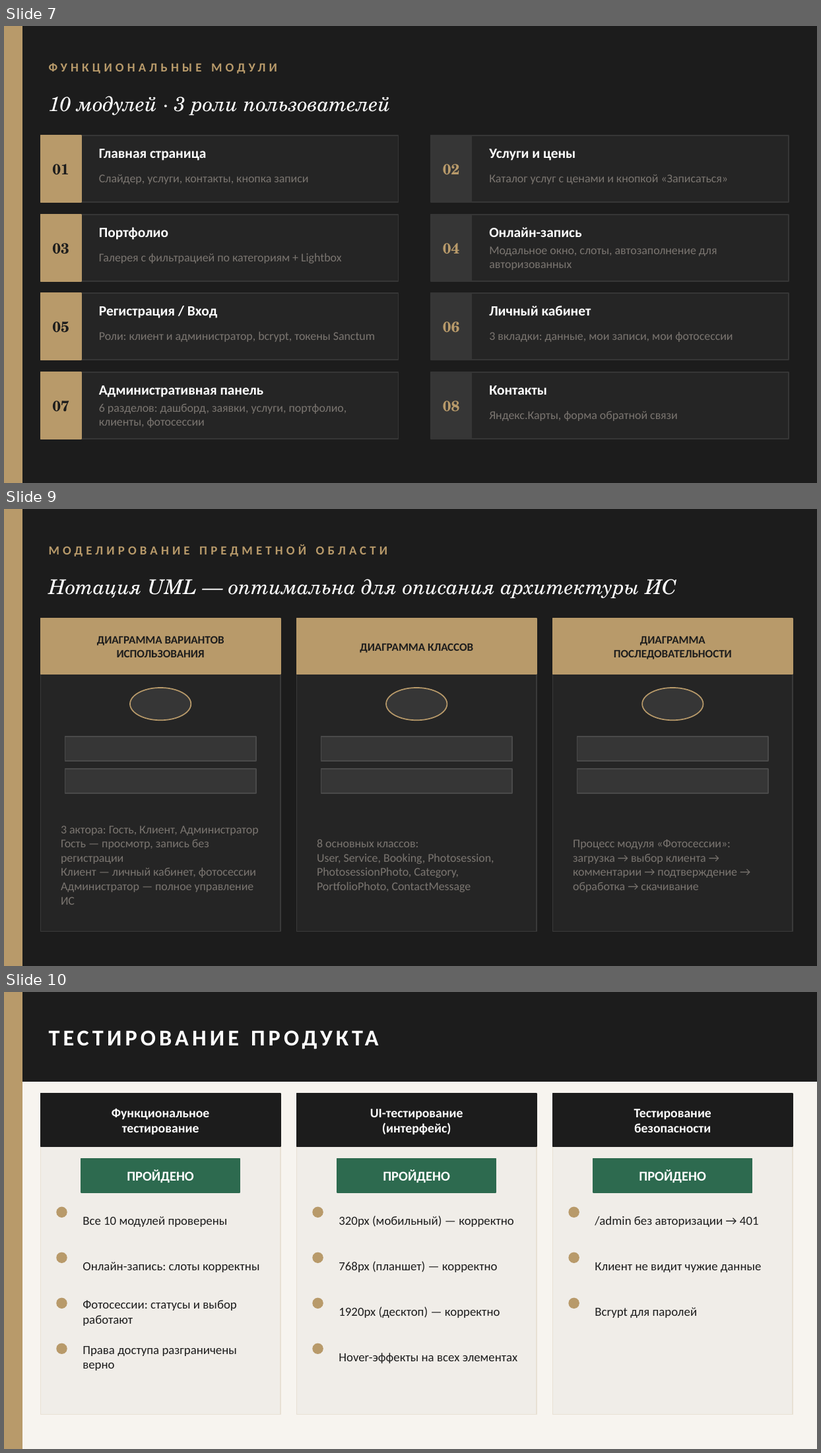
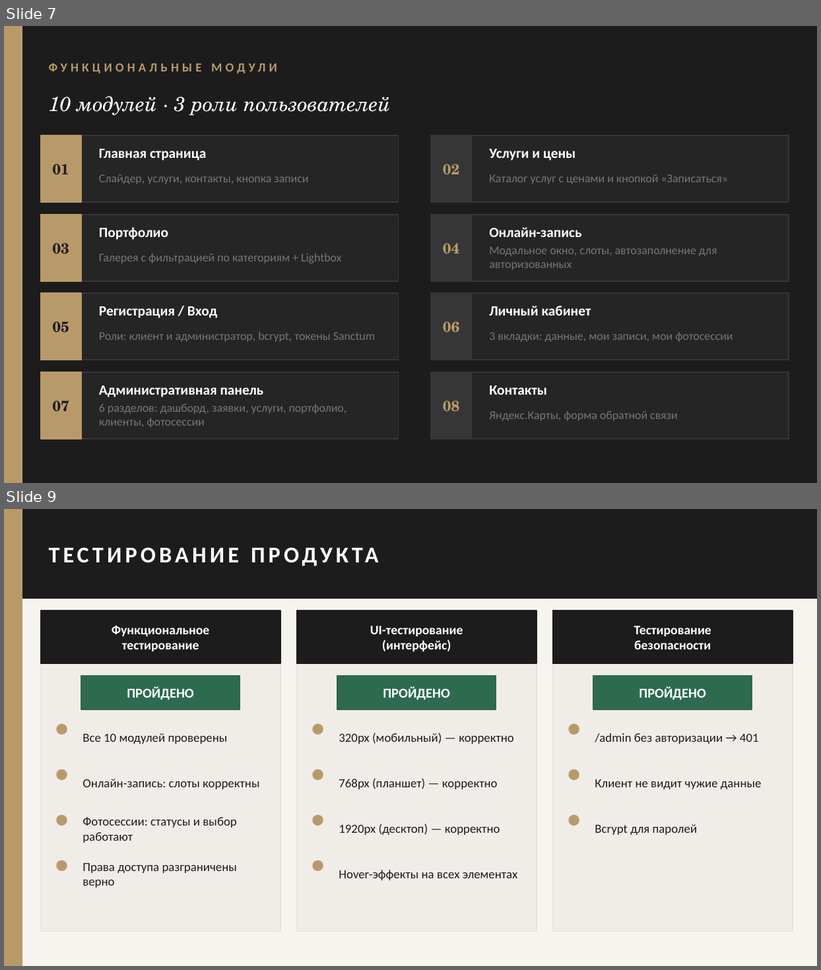
Before and after one commit to Sukaramashu/course, a slide deck: Cameraw_presentation.pptx. Shown one above the other, each under a label of ours: slides 7, 9 and 10 before the commit, slides 7 and 9 after it; the slides between them are not shown. The pictures are 821x1453 and 821x970 pixels, drawn with LibreOffice and Linux fonts; fonts in the diff are those of the drawing. Boxes give left, top, right and bottom in pixels: in the first picture for what was removed or moved away, otherwise in the second. Text is boxed around its words. In the diff, an @@ line names an element or a change of style, - is before the commit and + after.

```diff
--- a/Cameraw_presentation.pptx
+++ b/Cameraw_presentation.pptx
@@ slide 9 removed at (x1=4, y1=509, x2=817, y2=966), background #1C1C1C @@
@@ rectangle removed at (x1=4, y1=509, x2=22, y2=966) @@
@@ text removed at (x1=49, y1=544, x2=387, y2=557) @@
-МОДЕЛИРОВАНИЕ ПРЕДМЕТНОЙ ОБЛАСТИ
@@ text removed at (x1=49, y1=579, x2=677, y2=599) @@
-Нотация UML — оптимальна для описания архитектуры ИС
@@ rectangle removed at (x1=40, y1=619, x2=281, y2=932) @@
@@ rectangle removed at (x1=40, y1=619, x2=281, y2=674) @@
@@ rectangle removed at (x1=297, y1=619, x2=537, y2=932) @@
@@ rectangle removed at (x1=297, y1=619, x2=537, y2=674) @@
@@ rectangle removed at (x1=553, y1=619, x2=793, y2=932) @@
@@ rectangle removed at (x1=553, y1=619, x2=793, y2=674) @@
@@ text removed at (x1=97, y1=636, x2=224, y2=657) @@
-ДИАГРАММА ВАРИАНТОВ
-ИСПОЛЬЗОВАНИЯ
@@ text removed at (x1=360, y1=644, x2=473, y2=653) @@
-ДИАГРАММА КЛАССОВ
@@ text removed at (x1=614, y1=636, x2=732, y2=659) @@
-ДИАГРАММА
-ПОСЛЕДОВАТЕЛЬНОСТИ
@@ ellipse removed at (x1=130, y1=688, x2=191, y2=720) @@
@@ ellipse removed at (x1=386, y1=688, x2=447, y2=720) @@
@@ ellipse removed at (x1=642, y1=688, x2=704, y2=720) @@
@@ rectangle removed at (x1=65, y1=737, x2=256, y2=761) @@
@@ rectangle removed at (x1=321, y1=737, x2=512, y2=761) @@
@@ rectangle removed at (x1=578, y1=737, x2=768, y2=761) @@
@@ rectangle removed at (x1=65, y1=769, x2=256, y2=793) @@
@@ rectangle removed at (x1=321, y1=769, x2=512, y2=793) @@
@@ rectangle removed at (x1=578, y1=769, x2=768, y2=793) @@
@@ text removed at (x1=61, y1=826, x2=259, y2=905) @@
-3 актора: Гость, Клиент, Администратор
-Гость — просмотр, запись без регистрации
-Клиент — личный кабинет, фотосессии
-Администратор — полное управление ИС
@@ text removed at (x1=317, y1=840, x2=494, y2=892) @@
-8 основных классов:
-User, Service, Booking, Photosession,
-PhotosessionPhoto, Category,
-PortfolioPhoto, ContactMessage
@@ text removed at (x1=573, y1=840, x2=737, y2=892) @@
-Процесс модуля «Фотосессии»:
-загрузка → выбор клиента →
-комментарии → подтверждение →
-обработка → скачивание
@@ what was slide 10 is now slide 9 @@
```
Also in this commit, not shown: 1 slide changed.
